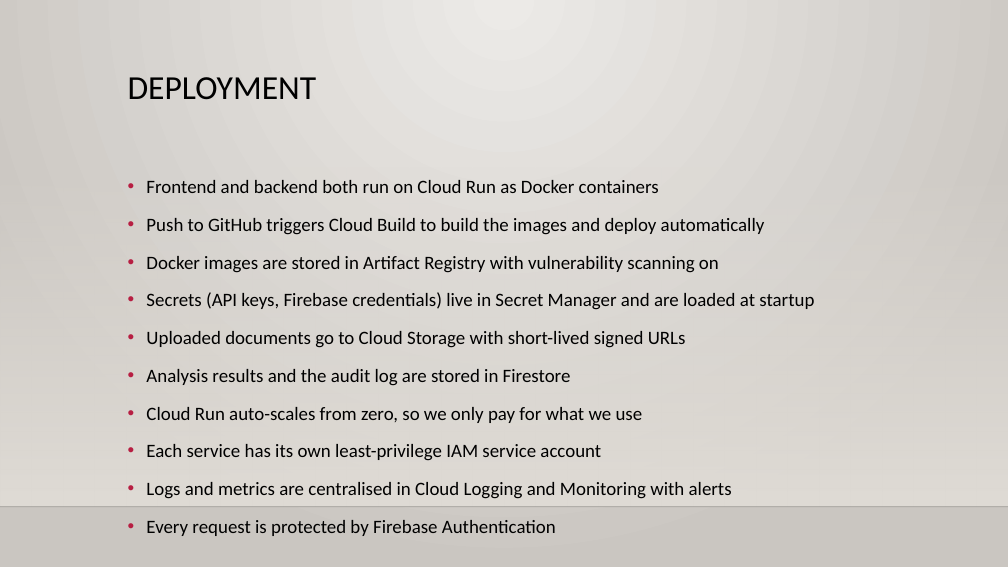
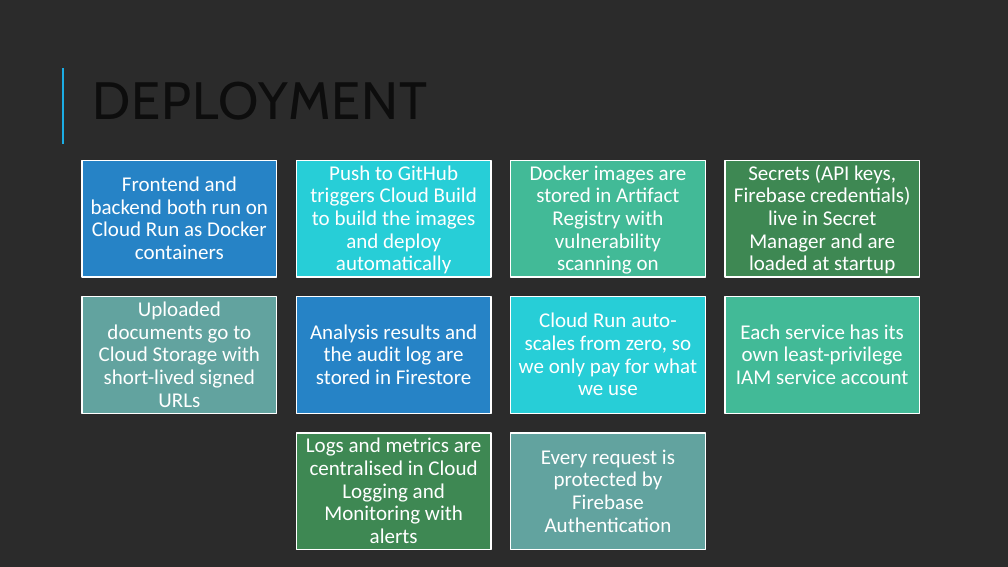
Before and after one commit to abhi88000/land-fraud-detection, a slide deck: slide 9 of docs/deck/Landshield-Deck.pptx. Drawn at 1008x567 pixels with LibreOffice and Linux fonts; fonts in the diff are those of the drawing; background and template pictures are left out; a plain dark background stands for a picture behind light text. Boxes give left, top, right and bottom in pixels: in the first picture for what was removed or moved away, otherwise in the second. Text is boxed around its words. In the diff, an @@ line names an element or a change of style, - is before the commit and + after.

```diff
--- a/docs/deck/Landshield-Deck.pptx
+++ b/docs/deck/Landshield-Deck.pptx
@@ background gradient #ECEAE7 to #CAC7C1 to picture (left out) @@
@@ title "DEPLOYMENT": place and size @@
-title "DEPLOYMENT" at (128,77,317,100)
+title "DEPLOYMENT" at (85,48,889,160)
@@ title "DEPLOYMENT" at (85,48,889,160): size 32 to 50 pt, font Calibri to Cabin, text colour #000000 to #0D0D0D, letter spacing 0 to 1 pt; line spacing 0.9 to 0.8; vertical alignment top to middle @@
@@ line added from (63, 144) to (63, 68), #1CADE4 1.5 pt @@
@@ rectangle removed at (0,167,1008,507) @@
@@ text removed at (146,180,814,536) @@
-• Frontend and backend both run on Cloud Run as Docker containers
-• Push to GitHub triggers Cloud Build to build the images and deploy automatically
-• Docker images are stored in Artifact Registry with vulnerability scanning on
-• Secrets (API keys, Firebase credentials) live in Secret Manager and are loaded at startup
-• Uploaded documents go to Cloud Storage with short-lived signed URLs
-• Analysis results and the audit log are stored in Firestore
-• Cloud Run auto-scales from zero, so we only pay for what we use
-• Each service has its own least-privilege IAM service account
-• Logs and metrics are centralised in Cloud Logging and Monitoring with alerts
-• Every request is protected by Firebase Authentication
@@ group added at (82,160,920,551): 10 rectangles, 10 texts @@
+Frontend and backend both run on Cloud Run as Docker containers
+Push to GitHub triggers Cloud Build to build the images and deploy automatically
+Docker images are stored in Artifact Registry with vulnerability scanning on
+Secrets (API keys, Firebase credentials) live in Secret Manager and are loaded at startup
+Uploaded documents go to Cloud Storage with short-lived signed URLs
+Analysis results and the audit log are stored in Firestore
+Cloud Run auto-scales from zero, so we only pay for what we use
+Each service has its own least-privilege IAM service account
+Logs and metrics are centralised in Cloud Logging and Monitoring with alerts
+Every request is protected by Firebase Authentication
@@ line removed from (0, 507) to (1008, 507) @@
```
Also in this commit, not shown: 10 other slides changed, 1 slide added, 1 slide removed, 9 other files.
